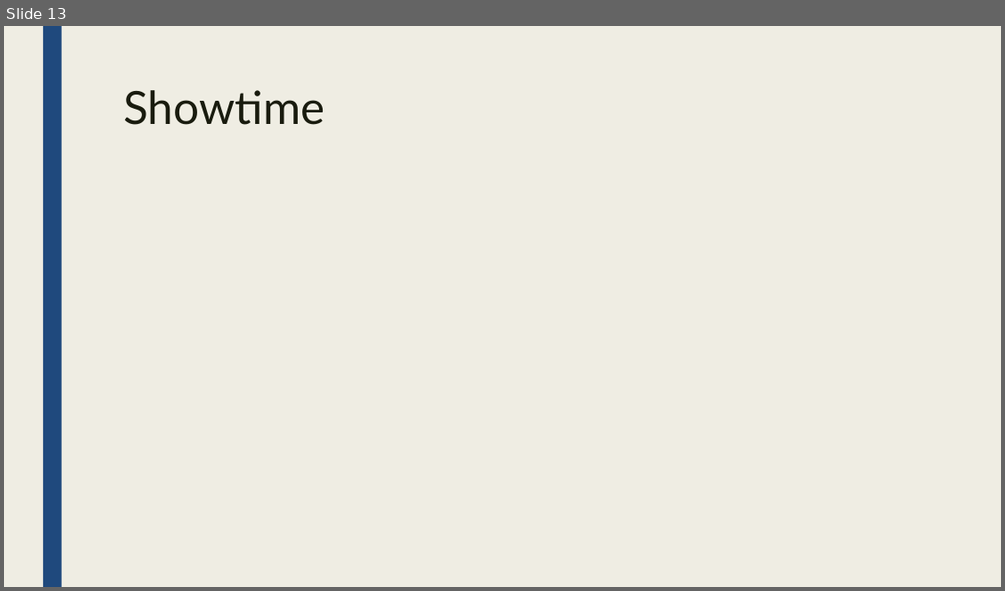
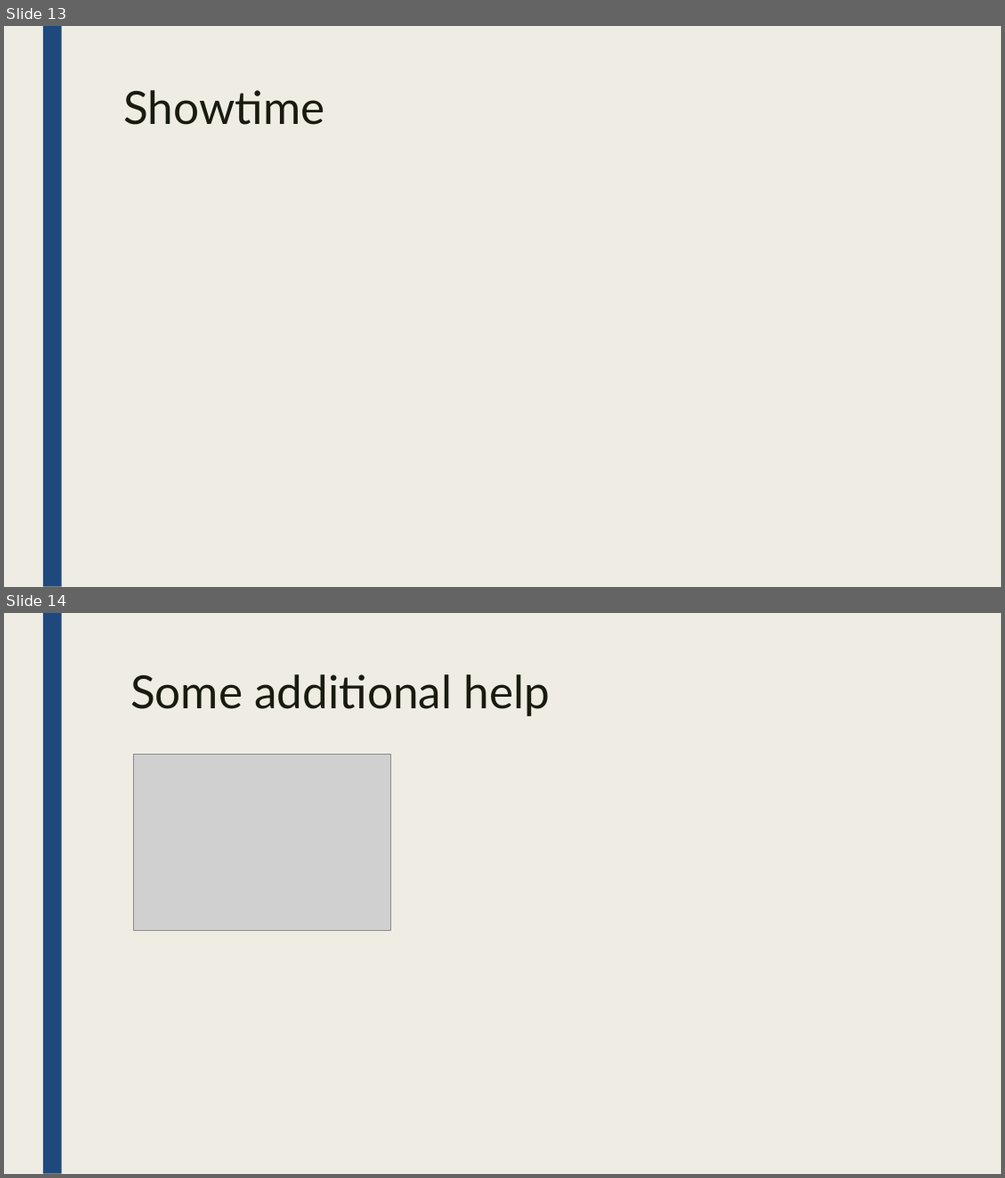
Before and after one commit to coderdojo-kells/instructional-materials, a slide deck: Slidedecks/CoderDojoKells_Autumn_Session6_101118.pptx. Shown one above the other, each under a label of ours: slide 13 before the commit, slides 13 and 14 after it. The pictures are 1005x591 and 1005x1178 pixels, drawn with LibreOffice and Linux fonts; fonts in the diff are those of the drawing; grey boxes stand for pictures. Boxes give left, top, right and bottom in pixels: in the first picture for what was removed or moved away, otherwise in the second. Text is boxed around its words. In the diff, an @@ line names an element or a change of style, - is before the commit and + after.

```diff
--- a/Slidedecks/CoderDojoKells_Autumn_Session6_101118.pptx
+++ b/Slidedecks/CoderDojoKells_Autumn_Session6_101118.pptx
@@ slide 14 added at box(4, 613, 1001, 1174), background #EFEDE3; not listed: 1 template element that a slide beside it also shows @@
@@ text added at box(130, 674, 550, 716), 44 pt, text #191B0E @@
+Some additional help
@@ picture added at box(133, 755, 390, 931) @@
```
Also in this commit, not shown: 7 slides changed, 1 other file.
